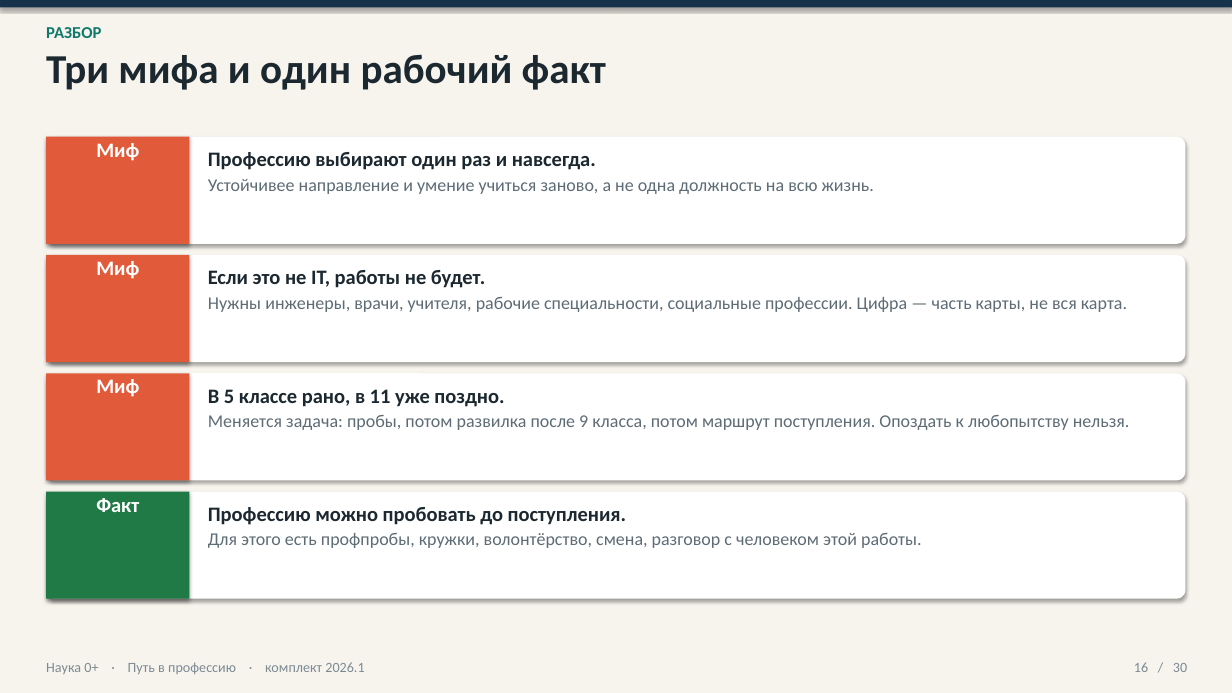
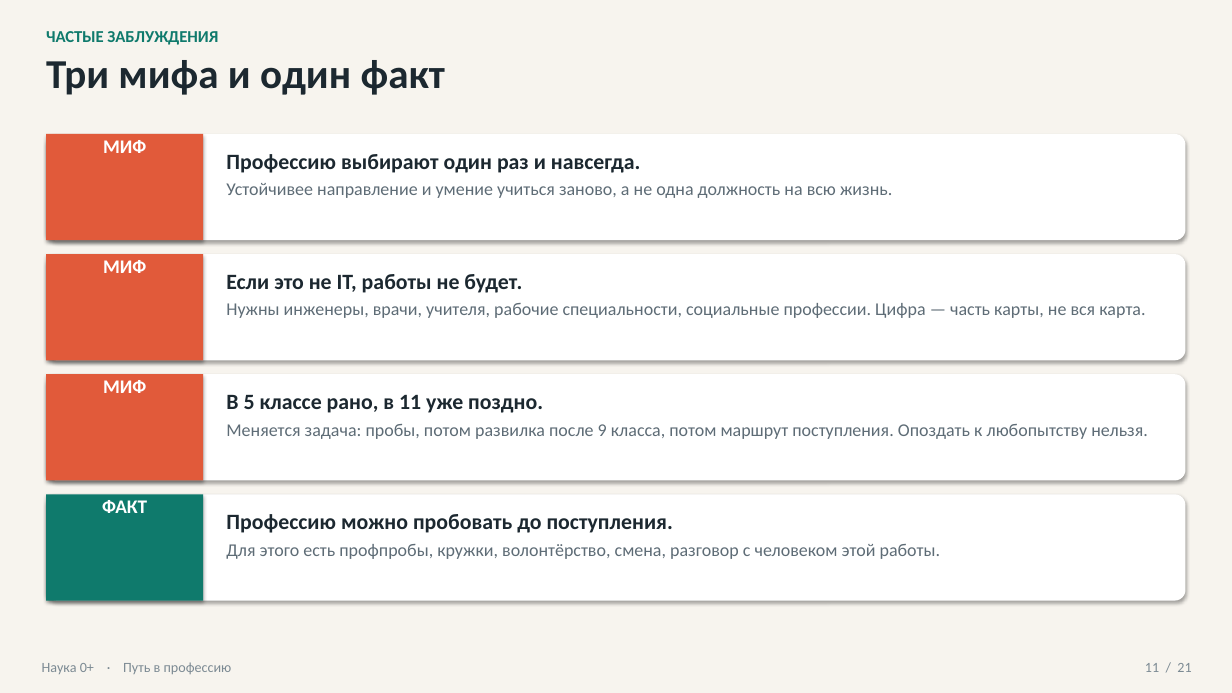
Before and after one commit to Sema917/-tourism, a slide deck: slide 11 of materials/Путь_в_профессию_презентация_60_минут.pptx (slide 16 before the commit). Drawn at 1232x693 pixels with LibreOffice and Linux fonts; fonts in the diff are those of the drawing. Boxes give left, top, right and bottom in pixels: in the first picture for what was removed or moved away, otherwise in the second. Text is boxed around its words. In the diff, an @@ line names an element or a change of style, - is before the commit and + after.

```diff
--- a/materials/Путь_в_профессию_презентация_60_минут.pptx
+++ b/materials/Путь_в_профессию_презентация_60_минут.pptx
@@ rectangle removed at (0, 0, 1232, 7) @@
@@ text removed at (46, 27, 101, 38) @@
-РАЗБОР
@@ text added at (46, 31, 218, 45), 13 pt, text #0F7A6C, bold @@
+ЧАСТЫЕ ЗАБЛУЖДЕНИЯ
@@ text at (46, 60, 445, 95): text changed @@
-Три мифа и один рабочий факт
+Три мифа и один факт
@@ proportions changed in 4 elements at (46, 374, 1186, 481), (46, 254, 1186, 360), (46, 494, 1186, 601), (46, 134, 1186, 240) @@
@@ rounded rectangle: place and size @@
-rounded rectangle at (46, 137, 1186, 244)
+rounded rectangle at (46, 134, 1186, 240)
@@ rectangle: place and size @@
-rectangle at (46, 137, 189, 244)
+rectangle at (46, 134, 203, 240)
@@ text at (103, 140, 146, 153): text changed; size 16 to 15 pt @@
-Миф
+МИФ
@@ text "Профессию выбирают один раз и ...": place and size @@
-text "Профессию выбирают один раз и ..." at (208, 152, 874, 194)
+text "Профессию выбирают один раз и ..." at (226, 154, 892, 198)
@@ text "Профессию выбирают один раз и ..." at (226, 154, 892, 198): size 16 to 17 pt in "Профессию выбирают один раз и навсегда."; more space between paragraphs @@
@@ rectangle: place and size @@
-rectangle at (46, 255, 189, 362)
+rectangle at (46, 254, 203, 360)
@@ text at (103, 260, 146, 273): text changed; size 16 to 15 pt @@
-Миф
+МИФ
@@ text "Если это не IT, работы ...": place and size @@
-text "Если это не IT, работы ..." at (208, 270, 1127, 312)
+text "Если это не IT, работы ..." at (226, 274, 1145, 318)
@@ text "Если это не IT, работы ..." at (226, 274, 1145, 318): size 16 to 17 pt in "Если это не IT, работы не будет."; more space between paragraphs @@
@@ rectangle: place and size @@
-rectangle at (46, 373, 189, 481)
+rectangle at (46, 374, 203, 481)
@@ text at (103, 380, 146, 393): text changed; size 16 to 15 pt @@
-Миф
+МИФ
@@ text "В 5 классе рано, в ...": place and size @@
-text "В 5 классе рано, в ..." at (208, 389, 1130, 430)
+text "В 5 классе рано, в ..." at (226, 395, 1148, 439)
@@ text "В 5 классе рано, в ..." at (226, 395, 1148, 439): size 16 to 17 pt in "В 5 классе рано, в 11 уже ..."; more space between paragraphs @@
@@ rectangle: place and size @@
-rectangle at (46, 492, 189, 599)
+rectangle at (46, 494, 203, 601)
@@ rectangle at (46, 494, 203, 601): fill #1F7A45 to #0F7A6C @@
@@ text at (102, 500, 147, 513): text changed; size 16 to 15 pt @@
-Факт
+ФАКТ
@@ text "Профессию можно пробовать до поступления.": place and size @@
-text "Профессию можно пробовать до поступления." at (208, 507, 922, 548)
+text "Профессию можно пробовать до поступления." at (226, 514, 941, 559)
@@ text "Профессию можно пробовать до поступления." at (226, 514, 941, 559): size 16 to 17 pt in "Профессию можно пробовать до поступления."; more space between paragraphs @@
@@ text at (42, 662, 232, 674): text changed @@
-Наука 0+ · Путь в профессию · комплект 2026.1
+Наука 0+ · Путь в профессию
@@ text at (1145, 663, 1191, 672): text changed @@
-16 / 30
+11 / 21
```
Also in this commit, not shown: 12 other slides changed, 8 slides added, 17 slides removed, 19 other files.
